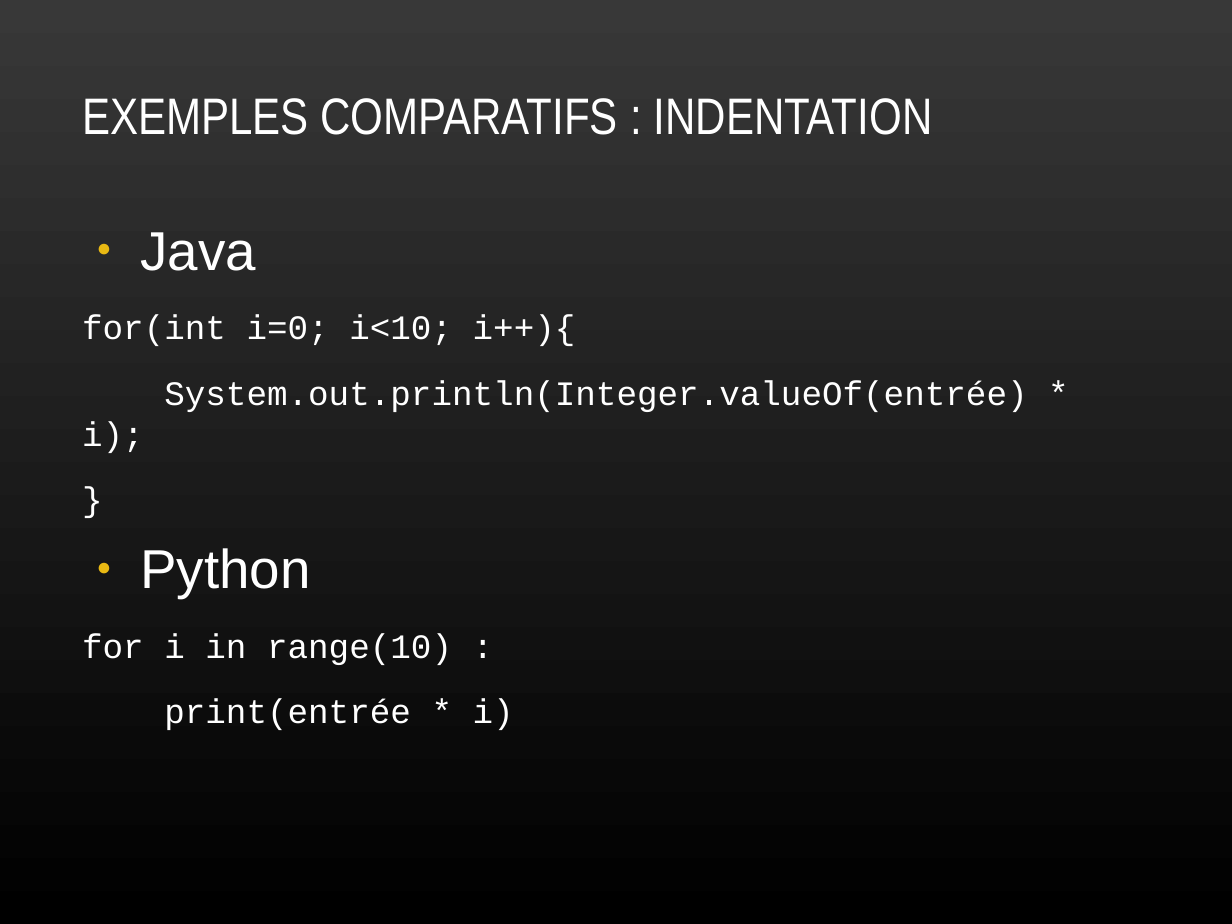
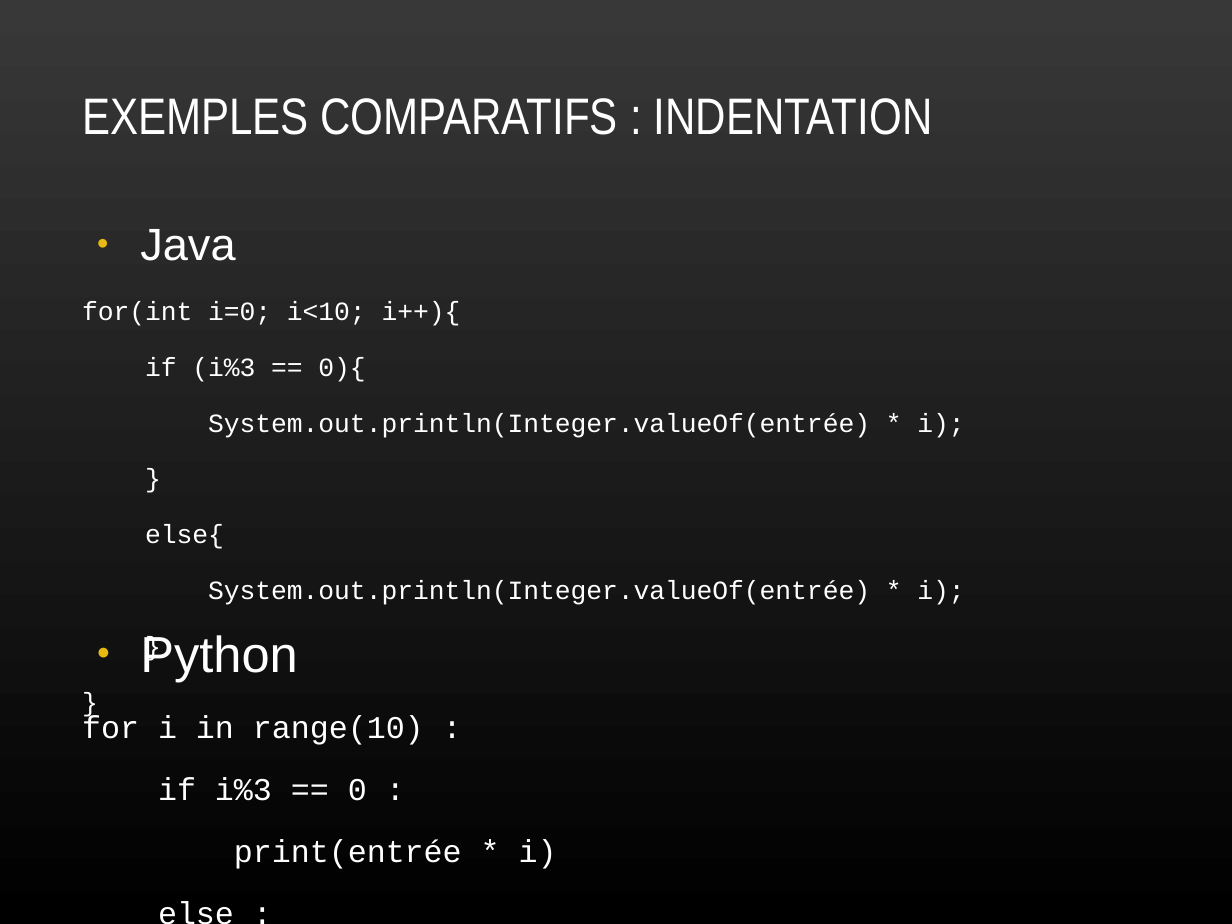
Before and after one commit to plafrance/netacad_python, a slide deck: slide 32 of python.odp (slide 30 before the commit). Drawn at 1232x924 pixels with LibreOffice and Linux fonts; fonts in the diff are those of the drawing. Boxes give left, top, right and bottom in pixels: in the first picture for what was removed or moved away, otherwise in the second. Text is boxed around its words. In the diff, an @@ line names an element or a change of style, - is before the commit and + after.

```diff
--- a/python.odp
+++ b/python.odp
@@ text at [82,229,964,438]: size 32 to 26.4 pt in "Java"; size 20 to 15.4 pt in "for(int i=0; i<10; i++){", "System.out.println(Integer.valueOf(entrée) * i);", "}" @@
@@ text at [145,357,365,382]: paragraph added @@
+if (i%3 == 0){
@@ text at [145,525,964,605]: paragraphs added @@
+else{
+System.out.println(Integer.valueOf(entrée) * i);
+}
+}
@@ text at [82,635,557,869]: paragraphs added @@
+else :
+print(entrée)
@@ text "Python": place and size @@
-text "Python" at [82,548,514,730]
+text "Python" at [82,635,557,869]
@@ text at [82,635,557,869]: size 32 to 29.6 pt in "Python"; size 20 to 18.5 pt in "for i in range(10) :", "print(entrée * i)" @@
@@ text at [158,777,367,801]: paragraph added @@
+if i%3 == 0 :
```
Also in this commit, not shown: 16 other slides changed, 2 slides added.
